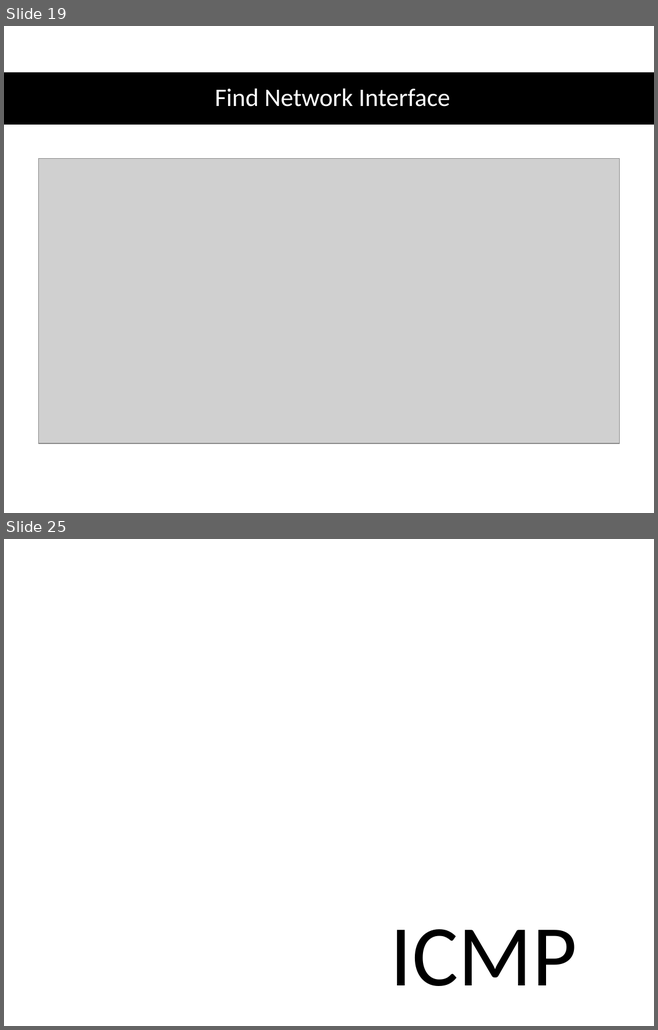
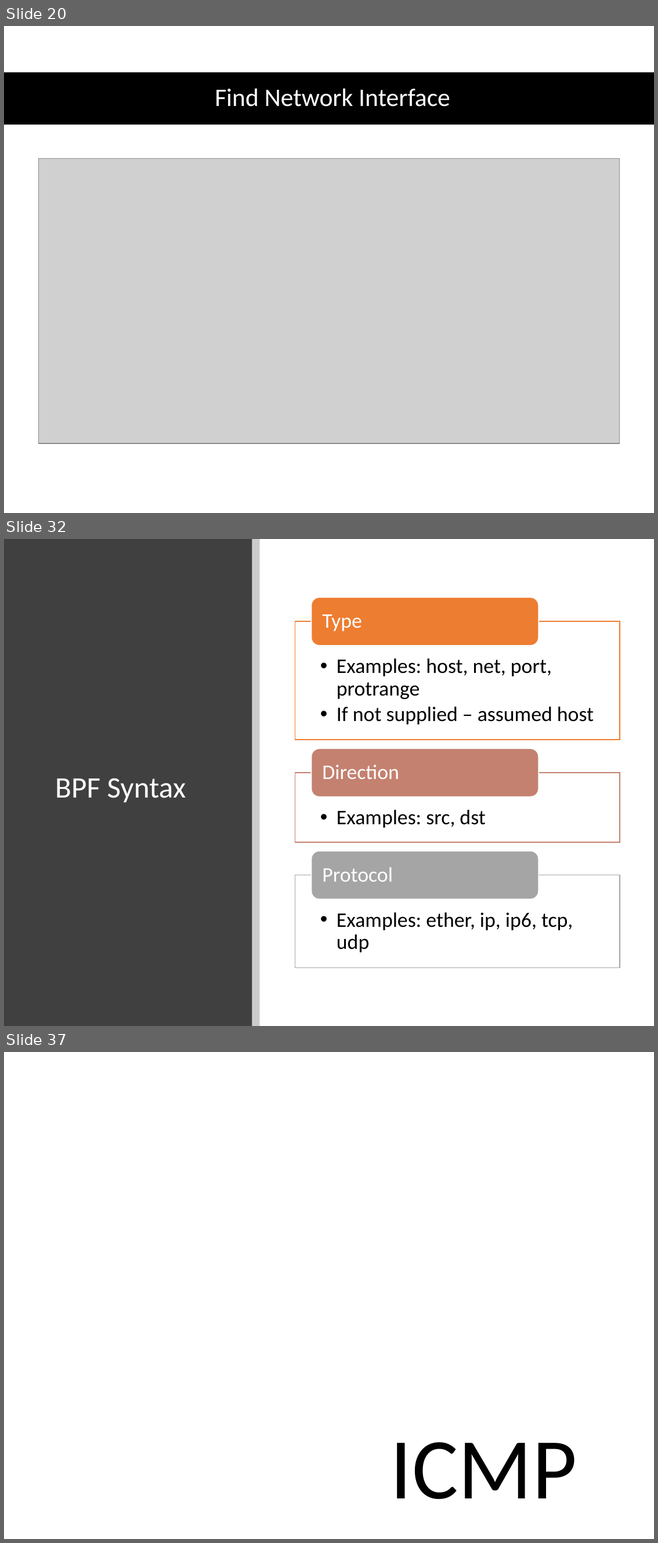
Before and after one commit to shirasael/20588, a slide deck: raw socket & libpcap & icmp.pptx. Shown one above the other, each under a label of ours: slides 19 and 25 before the commit, slides 20, 32 and 37 after it; the slides between them are not shown. The pictures are 658x1030 and 658x1543 pixels, drawn with LibreOffice and Linux fonts; fonts in the diff are those of the drawing; grey boxes stand for pictures; background and template pictures are left out. Boxes give left, top, right and bottom in pixels: in the first picture for what was removed or moved away, otherwise in the second. Text is boxed around its words. In the diff, an @@ line names an element or a change of style, - is before the commit and + after.

```diff
--- a/raw socket & libpcap & icmp.pptx
+++ b/raw socket & libpcap & icmp.pptx
@@ slide 32 added at <box>4,539,654,1026</box>, background #FFFFFF @@
@@ rectangle added at <box>4,539,252,1026</box>, fill #404040 @@
@@ rectangle added at <box>252,539,260,1026</box>, fill #000000 at 20% opacity @@
@@ title added at <box>55,778,186,803</box>, 33 pt, text #FFFFFF @@
+BPF Syntax
@@ group added at <box>295,598,619,968</box>: 6 texts, 3 rectangles, 3 rounded rectangles @@
+  • Examples: host, net, port, protrange
+  • If not supplied – assumed host
+Type
+  • Examples: src, dst
+Direction
+  • Examples: ether, ip, ip6, tcp, udp
+Protocol
@@ what was slide 19 is now slide 20 @@
@@ what was slide 25 is now slide 37 @@
```
Also in this commit, not shown: 2 slides changed, 16 other slides added, 4 slides removed.
